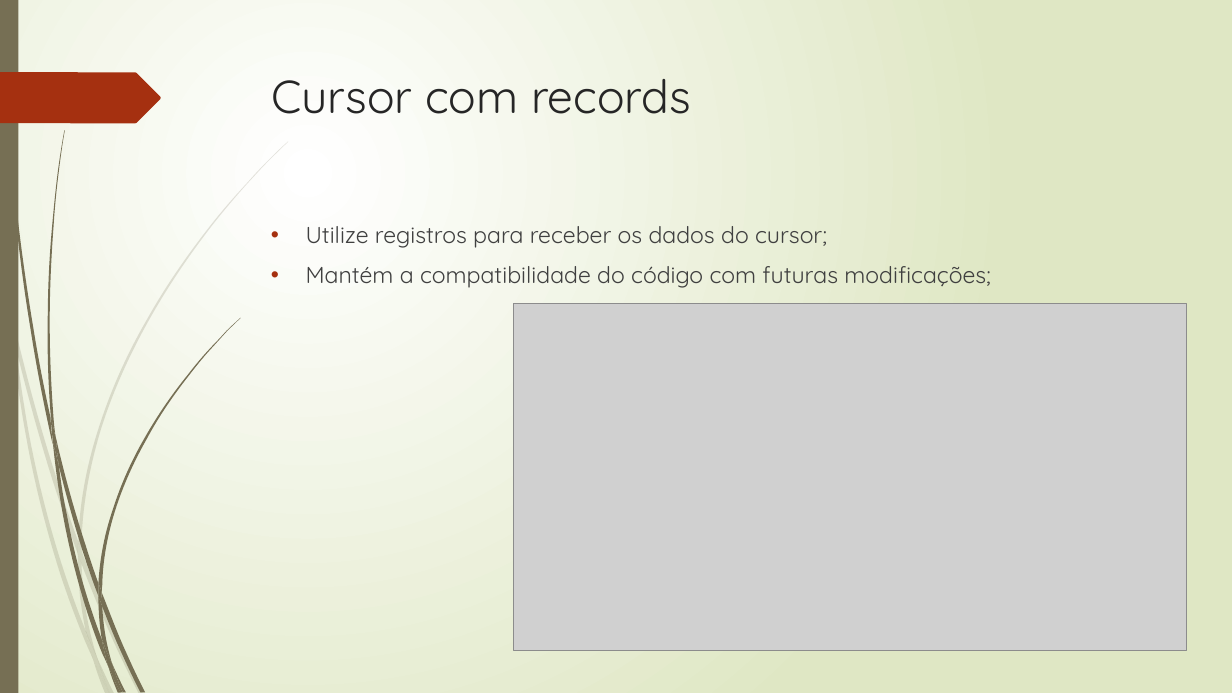
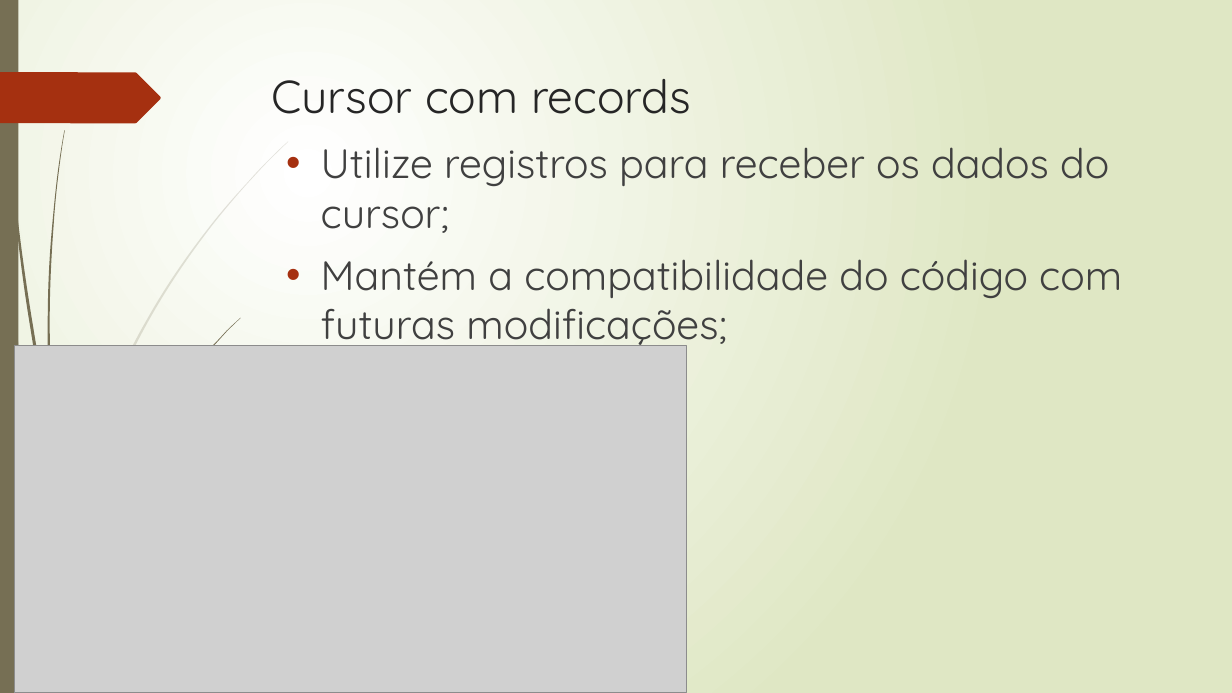
Before and after one commit to rpatricio-souza/Programacao_Avancada_de_Banco_de_Dados, a slide deck: slide 3 of Aula_05_Cursores.pptx. Drawn at 1232x693 pixels with LibreOffice and Linux fonts; fonts in the diff are those of the drawing; grey boxes stand for pictures. Boxes give left, top, right and bottom in pixels: in the first picture for what was removed or moved away, otherwise in the second. Text is boxed around its words. In the diff, an @@ line names an element or a change of style, - is before the commit and + after.

```diff
--- a/Aula_05_Cursores.pptx
+++ b/Aula_05_Cursores.pptx
@@ text "Utilize registros para receber os ...": place and size @@
-text "Utilize registros para receber os ..." at (306,226,990,288)
+text "Utilize registros para receber os ..." at (321,147,1122,350)
@@ text "Utilize registros para receber os ..." at (321,147,1122,350): size 18 to 32 pt @@
@@ picture: place and size @@
-picture at (514,304,1187,652)
+picture at (14,346,687,693)
@@ freeform shape removed at (78,554,97,657) @@
@@ freeform shape removed at (78,542,81,564) @@
@@ group removed at (51,415,112,667): 5 freeform shapes @@
```
Also in this commit, not shown: 13 other slides changed, 2 slides added, 10 slides removed, 3 other files.
